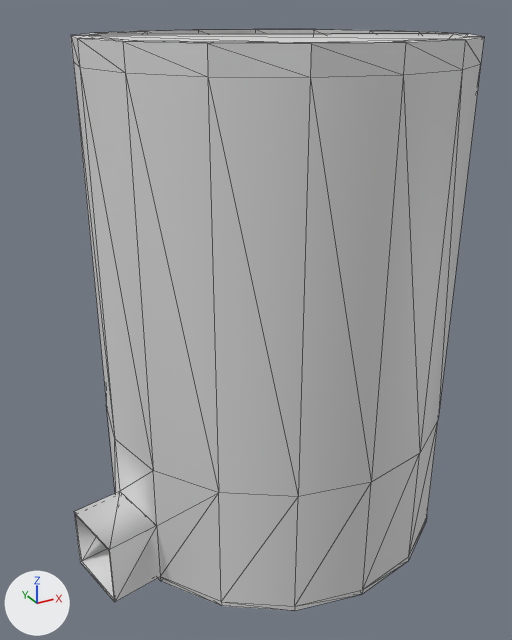
Before and after pictures for a commit that changed the Blender file Assets/Environment/UE Generated/SpiralTower.blend.
The view is the same before and after, from a 50 mm lens placed at (-29.2, -50.0, 13.2), pointed at (-2.1, -0.8, -11.4). Arrows for +X, +Y and +Z are at lower left; the lights stay in place. Mesh edges are drawn as thin lines. Objects named as collision shapes, trigger or cutter boxes, shadow casters or lower levels of detail are left out.

The older version as bpy lines, for what is in view:
```python
me_spiraltower_002 = bpy.data.meshes.new('SpiralTower.002')
me_spiraltower_002.from_pydata(...)  # 191 vertices, 420 faces; spans x -1940.0..1515.0, y -1515.0..1515.0, z -3097.0..1140.0
me_spiraltower_002.materials.append(mat_fbx_default_material_001)  # light grey #dddddd
ob_spiraltower = bpy.data.objects.new('SpiralTower', me_spiraltower_002)
ob_spiraltower.location = (0.0, 0.0, 0.0)
ob_spiraltower.scale = (0.01, 0.01, 0.01)
```
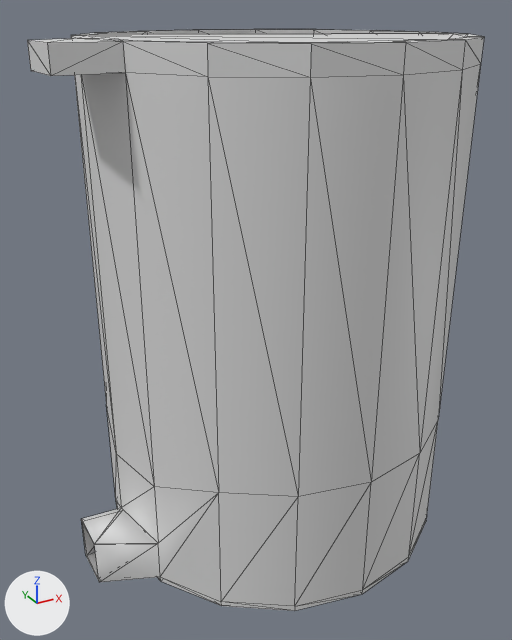
Location of each change, [x1, y1, x2, y2] in pixels of the pictures (512 x 640 px):
'SpiralTower', reshaped (11% wider): before [71, 29, 484, 611]; after [27, 29, 484, 611]
part 1 of me_spiraltower_002, built on: before [73, 38, 219, 602]; after [27, 38, 219, 582]

Edits to the bpy script that builds the scene:
```text
Change me_spiraltower_002:
    used by ob_spiraltower; location = (0.0, 0.0, 0.0); scale = (0.01, 0.01, 0.01)
    remove me_spiraltower_002.from_pydata(...)  # 191 vertices, 420 faces; spans x -1940.0..1515.0, y -1515.0..1515.0, z -3097.0..1140.0
    add me_spiraltower_002.from_pydata(...)  # 195 vertices, 428 faces; spans x -1910.0..1515.0, y -1515.0..1515.0, z -3097.0..1140.0
    me_spiraltower_002 part 1
    2 faces are deleted
    6 vertices in x -1515.0..-1299.0, y -580.0..0.0, z -2532.0..-2514.0 move by (0.0, 0.0, -180.0)
    17 vertices move from x -1940.0..-1291.0, y -664.0..0.0, z -3050.0..-1979.0 to x -1910.0..-1291.0, y -580.0..0.0, z -3040.0..-2114.0
    4 vertices are added at (-1856.0, -584.0, 1140.0), (-1869.0, -133.0, 1140.0), (-1856.0, -584.0, 960.0), (-1869.0, -133.0, 960.0)
    10 new faces join them
```
